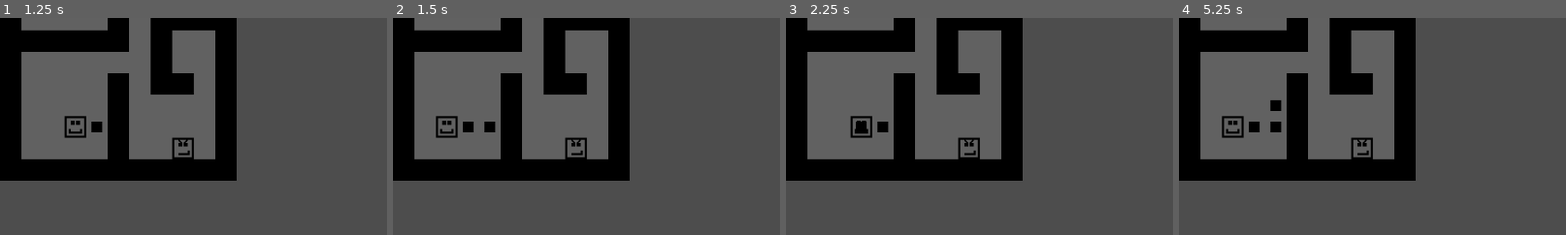
Above: before the commit, frames 1-4 (left to right).
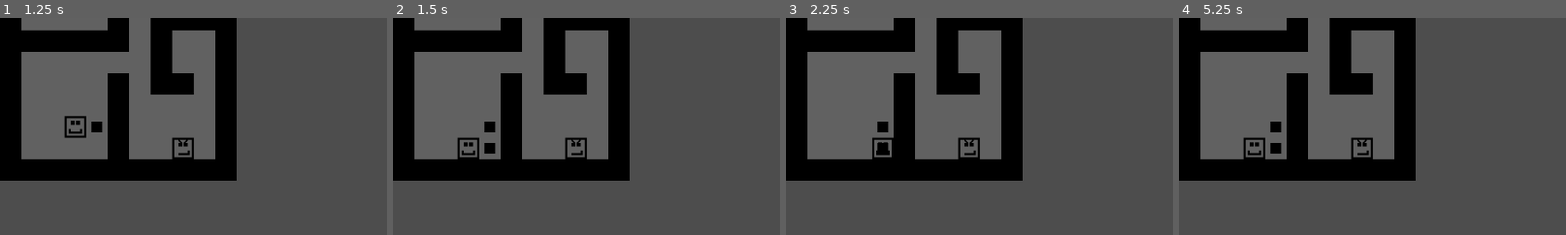
Above: after the commit, the same moments.

Repository: AT0M1X/TheHorseheadPact
Game: Godot game, scene res://scenes/main/Main.tscn
The game is run twice, just before and just after one commit, with the same random seed, the same clock (stepped at 60 frames per second) and the same inputs.
Inputs:
- Up to frame 1 (1.25 s): tap Enter at 0.5 s; hold D (move_right) from 0.53 s (still down); hold Space (shoot) from 0.53 s (still down)
- Up to frame 2 (1.5 s): release D (move_right) at 1.28 s; release Space (shoot) at 1.28 s; hold S (move_down) from 1.28 s (still down); tap Space (shoot) at 1.35 s
- Up to frame 3 (2.25 s): tap Enter at 2 s; release S (move_down) at 2.03 s; hold D (move_right) from 2.03 s (still down); hold Space (shoot) from 2.03 s (still down)
- Up to frame 4 (5.25 s): release D (move_right) at 2.78 s; release Space (shoot) at 2.78 s; hold W (move_up) 2.78-3.53 s; tap Space (shoot) at 2.85, 4.35 s; tap Enter at 3.5 s; hold Space (shoot) 3.53-4.28 s; hold A (move_left) 3.53-5.03 s; hold S (move_down) from 5.03 s (still down); hold Space (shoot) from 5.03 s (still down)
The pictures show only the part of the screen within x 0-50%, y 17-67%; the shares and areas given below are measured in that part.

Frame 1 is identical in both runs. In frame 2, 1.0% of the frame differs, in the area x 11-27%, y 45-66%; in frame 3, 0.9%; in frame 4, 1.2%, in the area x 11-27%, y 37-66%.

Commit message:
Non-working collisions. Ris fix

Diff:
--- a/scenes/actors/Enemy.tscn
+++ b/scenes/actors/Enemy.tscn
@@ -8,3 +8,6 @@
 
 [node name="Sprite2D" type="Sprite2D" parent="."]
 texture = ExtResource("2_ktxhy")
+
+[node name="RayCast2D" type="RayCast2D" parent="."]
+collide_with_areas = true
--- a/scenes/actors/Player.tscn
+++ b/scenes/actors/Player.tscn
@@ -1,12 +1,18 @@
-[gd_scene load_steps=4 format=3 uid="uid://6dl6r28p70da"]
+[gd_scene load_steps=5 format=3 uid="uid://6dl6r28p70da"]
 
 [ext_resource type="Script" uid="uid://buqr5bwpg74tu" path="res://scripts/actors/Player.gd" id="1_8iu4y"]
 [ext_resource type="Texture2D" uid="uid://cym1g6a13dk6p" path="res://assets/art/PlayerPrototype_32x32.png" id="1_xjuxa"]
 [ext_resource type="PackedScene" uid="uid://b3kh35nbu4ok0" path="res://scenes/actors/Bullet.tscn" id="2_df4lg"]
 
-[node name="Player" type="Node2D"]
+[sub_resource type="RectangleShape2D" id="RectangleShape2D_df4lg"]
+size = Vector2(31, 31)
+
+[node name="Player" type="CharacterBody2D"]
 script = ExtResource("1_8iu4y")
 Bullet = ExtResource("2_df4lg")
 
 [node name="Sprite2D" type="Sprite2D" parent="."]
 texture = ExtResource("1_xjuxa")
+
+[node name="CollisionShape2D" type="CollisionShape2D" parent="."]
+shape = SubResource("RectangleShape2D_df4lg")
--- a/scenes/levels/Level_01.tscn
+++ b/scenes/levels/Level_01.tscn
@@ -15,9 +15,11 @@
 texture = ExtResource("2_wee7o")
 texture_region_size = Vector2i(32, 32)
 0:0/0 = 0
+0:0/0/physics_layer_0/polygon_0/points = PackedVector2Array(-16, -16, 16, -16, 16, 16, -16, 16)
 
 [sub_resource type="TileSet" id="TileSet_ko0rf"]
 tile_size = Vector2i(32, 32)
+physics_layer_0/collision_layer = 1
 sources/0 = SubResource("TileSetAtlasSource_1rhdn")
 sources/1 = SubResource("TileSetAtlasSource_sjxhf")
 
--- a/scripts/actors/Enemy.gd
+++ b/scripts/actors/Enemy.gd
@@ -1,18 +1,65 @@
 extends Node2D
 
-var tile_size = 32
+const TILE_SIZE := 32.0
+
+@onready var raycast: RayCast2D = $RayCast2D
+
+var player: Node2D
+
 
 func _ready():
 	TurnManager.register_enemy(self)
 
+
 func take_turn():
-	# Dumb behavior: if player in same row/column, "shoot"
-	if TurnManager.player:
-		var p = TurnManager.player
-		if int(p.position.x) == int(position.x) or int(p.position.y) == int(position.y):
-			shoot_at_player()
-	# Enemy turn ends automatically after all enemies act
+	player = TurnManager.player
+	if player == null:
+		return
+
+	if is_axis_aligned_with_player(player) and has_line_of_sight_to(player):
+		shoot_at_player()
+
+
+func get_cell_pos(world_pos: Vector2) -> Vector2i:
+	return Vector2i(
+		int(round(world_pos.x / TILE_SIZE)),
+		int(round(world_pos.y / TILE_SIZE))
+	)
+
+
+func is_axis_aligned_with_player(player: Node2D) -> bool:
+	var my_cell     := get_cell_pos(global_position)
+	var player_cell := get_cell_pos(player.global_position)
+
+	return my_cell.x == player_cell.x or my_cell.y == player_cell.y
+
+
+func has_line_of_sight_to(player: Node2D) -> bool:
+	var my_cell     := get_cell_pos(global_position)
+	var player_cell := get_cell_pos(player.global_position)
+
+	var dx_cells := player_cell.x - my_cell.x
+	var dy_cells := player_cell.y - my_cell.y
+
+	var cast_to: Vector2
+
+	if dx_cells == 0:
+		# same column → vertical cast
+		cast_to = Vector2(0, float(dy_cells) * TILE_SIZE)
+	elif dy_cells == 0:
+		# same row → horizontal cast
+		cast_to = Vector2(float(dx_cells) * TILE_SIZE, 0)
+	else:
+		# Not truly aligned; extra safety
+		return false
+
+	# RayCast2D target position is local to the raycast node
+	raycast.target_position = cast_to
+	raycast.force_raycast_update()
+
+	var hit = raycast.get_collider()
+	return hit == player
+
 
 func shoot_at_player():
-	# For prototype: if aligned, player dies
 	TurnManager.player_die()
--- a/scripts/actors/Player.gd
+++ b/scripts/actors/Player.gd
@@ -1,4 +1,4 @@
-extends Node2D
+extends CharacterBody2D
 
 @export var Bullet : PackedScene
 
@@ -29,9 +29,20 @@
 		try_move(Vector2.DOWN)
 
 func try_move(dir: Vector2):
-	var target_pos = position + dir * tile_size
-	# TODO: check collision / walls before moving
-	position = target_pos
+	if dir == Vector2.ZERO:
+		return
+
+	var motion = dir * tile_size
+
+	# Use move_and_collide to check BEFORE moving
+	var collision = move_and_collide(motion, true)
+
+	if collision:
+		# Hit a wall or enemy — cannot move
+		return
+
+	# Safe to move: use move_and_collide for actual movement
+	move_and_collide(motion)
 	end_turn()
 
 func shoot():
